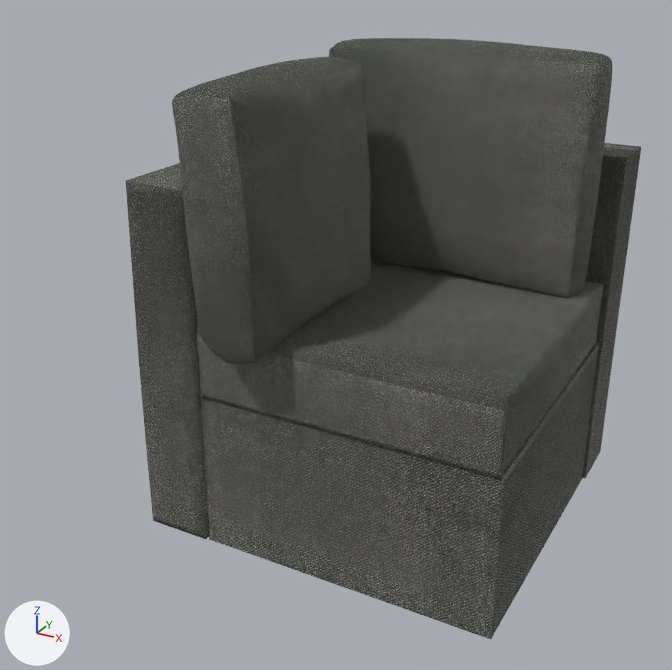
An edit to the glTF model assets/modelos/esquinaContempo.gltf, drawn before and after from the same camera.
The view is the same before and after, from a camera (50 mm lens) standing at (1.161, -2.003, 1.252) and looking at (0.083, -0.044, 0.273). Every picture has the same lights, and +X, +Y and +Z are marked at lower left. Where no turn or scale is listed for an object, it has been applied to the vertices.

The older version as bpy lines, for what is in view:
```python
ob_asiento = bpy.data.objects.new('asiento', me_cube_001)
ob_asiento.parent = ob_derecho_001
ob_asiento.location = (0.279, -0.00269, 0.293)
ob_asiento.rotation_euler = (0.0, 0.0, 1.571)  # degrees (0, 0, 90)
ob_asiento.scale = (0.386, 0.384, 0.349)
ob_base = bpy.data.objects.new('base', me_cube)
ob_base.parent = ob_derecho_001
ob_base.location = (0.281, 0.00533, 0.0741)
ob_base.rotation_euler = (0.0, 0.0, 1.571)  # degrees (0, 0, 90)
ob_base.scale = (0.392, 0.389, 0.296)
ob_cojin = bpy.data.objects.new('cojin', me_cube_004)
ob_cojin.location = (0.26, 0.289, 0.708)
ob_cojin_001 = bpy.data.objects.new('cojin.001', me_cube_005)
ob_cojin_001.location = (0.025, -0.184, 0.722)
ob_patas = bpy.data.objects.new('patas', me_cylinder_001)
ob_patas.parent = ob_derecho_001
ob_patas.location = (0.197, 0.0951, -0.238)
ob_patas.rotation_euler = (0.0, 0.0, 1.571)  # degrees (0, 0, 90)
ob_patas.scale = (0.0145, 0.0145, 0.017)
ob_respaldo_000 = bpy.data.objects.new('respaldo.000', me_cube_002)
ob_respaldo_000.location = (-0.189, 0.086, 0.249)
ob_respaldo_001 = bpy.data.objects.new('respaldo.001', me_cube_003)
ob_respaldo_001.location = (0.285, 0.472, 0.249)
```
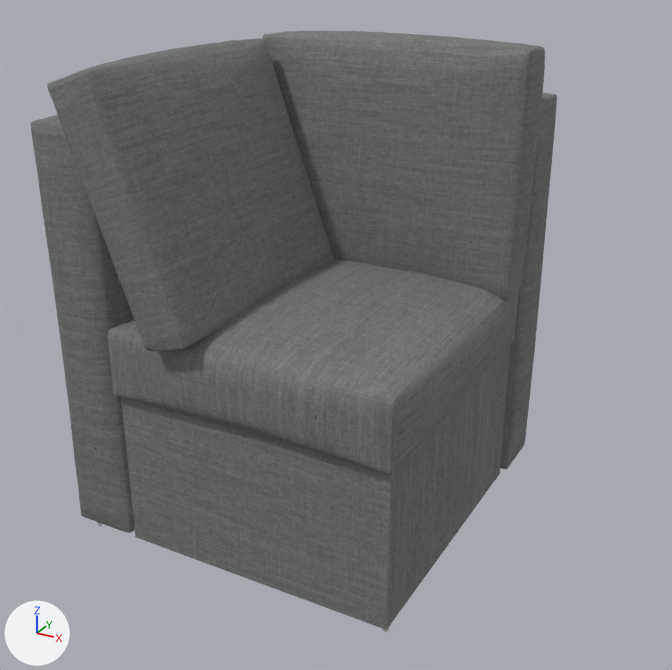
What the commit changed:
Picture 'cotton-grey' (img_cotton_grey) is new.
Material 'cojin' (mat_cojin) changes its picture from img_curigris to img_cotton_grey.
Material 'base' (mat_base) changes its picture from img_curigris to img_cotton_grey.
Mesh me_cube_002_1 is new.
It has 1210 vertices, 2416 faces and spans x -0.121..0.118, y -0.499..0.499, z -0.546..0.546.
It uses material mat_cojin (picture img_cotton_grey).
Mesh me_cube_005_1 is new.
It has 1210 vertices, 2416 faces and spans x -0.384..0.384, y -0.079..0.079, z -0.346..0.309.
It uses material mat_cojin (picture img_cotton_grey).
Mesh me_cube_004_1 is new.
It has 1210 vertices, 2416 faces and spans x -0.402..0.402, y -0.121..0.118, z -0.546..0.546.
It uses material mat_cojin (picture img_cotton_grey).
Mesh me_cube_003_1 is new.
It has 1210 vertices, 2416 faces and spans x -0.16..0.159, y -0.352..0.353, z -0.324..0.294.
It uses material mat_cojin (picture img_cotton_grey).
Object 'asiento' (ob_asiento) turns from (0, 0, 90) to (0, 0, 0) degrees about x, y and z.
Object 'asiento' (ob_asiento) moves from (0.279, -0.00269, 0.293) to (0.0829, -0.097, 0.293).
Object 'asiento' (ob_asiento) is rescaled from (0.386, 0.384, 0.349) to (0.378, 0.393, 0.349).
Object 'base' (ob_base) turns from (0, 0, 90) to (0, 0, 0) degrees about x, y and z.
Object 'base' (ob_base) moves from (0.281, 0.00533, 0.0741) to (0.0829, -0.0918, 0.0741).
Object 'base' (ob_base) is rescaled from (0.392, 0.389, 0.296) to (0.367, 0.38, 0.296).
Object 'cojin' (ob_cojin) is deleted.
Object 'cojin.001' (ob_cojin_001) is deleted.
Object 'patas' (ob_patas) moves from (0.197, 0.0951, -0.238) to (-0.000451, -0.00503, -0.238).
Object 'respaldo.000' (ob_respaldo_000) is deleted.
Object 'respaldo.001' (ob_respaldo_001) is deleted.
Object 'respaldo' (ob_respaldo) is new; it shows me_cube_002_1.
Its location is (-0.373, 0.0, 0.318).
Object 'asiento.004' (ob_asiento_004) is new; it shows me_cube_005_1.
Its location is (0.097, 0.232, 0.694).
Object 'asiento.003' (ob_asiento_003) is new; it shows me_cube_004_1.
Its location is (0.079, 0.39, 0.318).
Object 'asiento.002' (ob_asiento_002) is new; it shows me_cube_003_1.
Its location is (-0.186, -0.19, 0.694).

Where the change shows, as pixel boxes (x1, y1, x2, y2) in the pictures (672 x 670 px):
'base', moved, rescaled, turned
    before: (200, 342, 599, 639)
    after: (121, 346, 510, 630)
'asiento', surface changed, moved, rescaled, turned
    before: (196, 261, 603, 480)
    after: (108, 258, 518, 475)
'asiento.002', added
    after: (47, 38, 334, 352)
'asiento.004', added
    after: (263, 31, 545, 300)
'cojin', deleted
    before: (329, 38, 612, 298)
'cojin.001', deleted
    before: (172, 57, 371, 364)
'respaldo', added
    after: (30, 115, 135, 533)
'respaldo.000', deleted
    before: (126, 163, 209, 539)
'respaldo.001', deleted (black)
    before: (582, 143, 641, 478)
'asiento.003', added
    after: (500, 93, 557, 469)
'patas', moved (not visible before)
    after: (97, 522, 391, 632)
